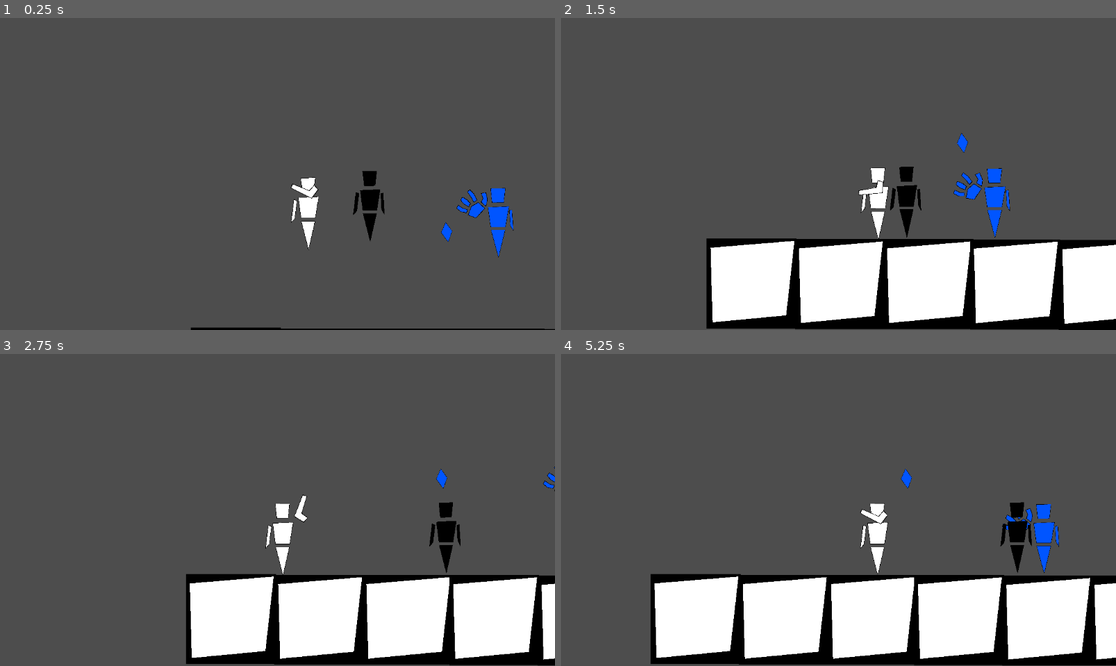
Above: before the commit, frames 1-4 (two rows, left to right).
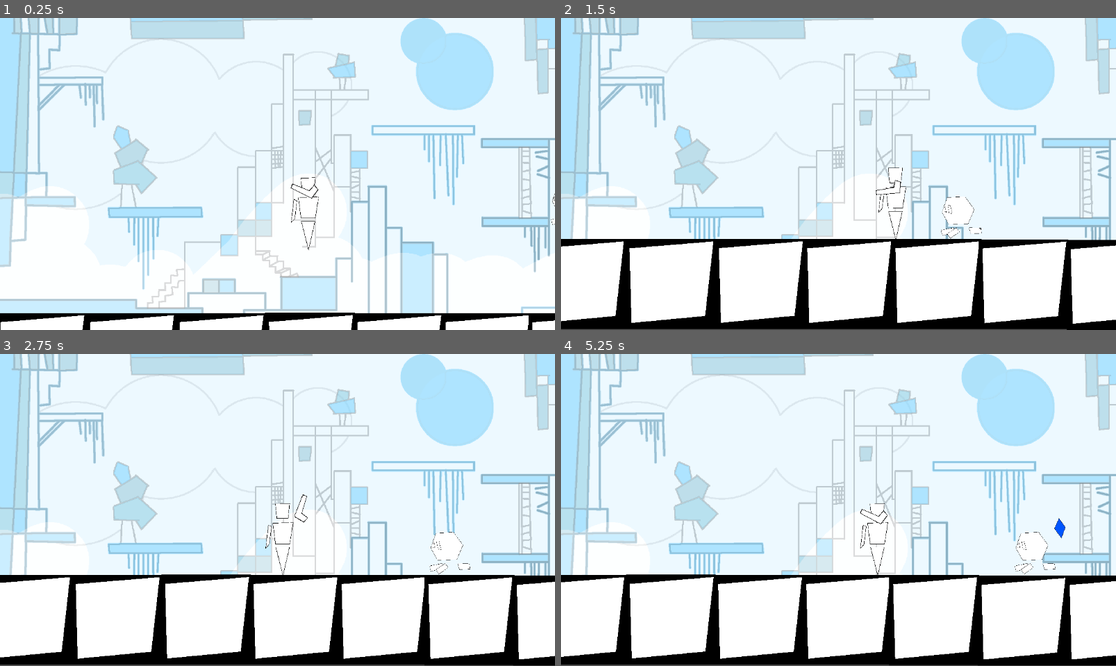
Above: after the commit, the same moments.

Repository: BrianTruong23/mirror_divide
Game: Godot game, scene res://game.tscn
The game is run twice, just before and just after one commit, with the same random seed, the same clock (stepped at 60 frames per second) and the same inputs.
Inputs (mouse positions are in pixels of both pictures, inside the frame that each line leads up to):
- Up to frame 1 (0.25 s): no input
- Up to frame 2 (1.5 s): tap Enter (ui_accept) at 0.5, 0.77 s; move the mouse to (960, 158) at 0.52 s; hold Down (player_down_2) 0.53-1.28 s; hold D (player_right) from 0.53 s (still down); tap Left (player_left_2) at 0.8, 1.35 s; move the mouse to (727, 189) at 1.27 s
- Up to frame 3 (2.75 s): tap Enter (ui_accept) at 1.52 s; tap Right (player_right_2) at 1.55 s; move the mouse to (333, 441) at 2.02 s; release D (player_right) at 2.03 s; hold A (player_left) from 2.03 s (still down); hold Right (player_right_2) from 2.03 s (still down); tap Up (player_up_2) at 2.3 s
- Up to frame 4 (5.25 s): move the mouse to (810, 572) at 2.77 s; release A (player_left) at 2.78 s; release Right (player_right_2) at 2.78 s; hold D (player_right) 2.78-4.28 s; tap Up (player_up_2) at 2.85 s; tap Enter (ui_accept) at 3.02, 3.77, 4.52 s; tap Down (player_down_2) at 3.05 s; move the mouse to (1005, 556) at 3.52 s; hold Down (player_down_2) 3.53-4.28 s; tap Left (player_left_2) at 3.8 s; move the mouse to (672, 463) at 4.27 s; hold A (player_left) 4.28-5.03 s; right-click (672, 463) at 4.35 s; tap Right (player_right_2) at 4.55 s; move the mouse to (866, 510) at 5.02 s; hold D (player_right) from 5.03 s (still down); hold Left (player_left_2) from 5.03 s (still down)

The runs differ from the first frame. In frame 1, 99% of the frame differs, in the area x 0-100%, y 0-100%; in frame 2, 82%; in frame 3, 85%; in frame 4, 81%.

Commit message:
Fixed Mirror Divide Folder

Diff:
--- a/mirror_divide_game/CameraController.gd
+++ b/mirror_divide_game/CameraController.gd
@@ -27,10 +27,12 @@
 	# Detect Player 1 movement
 	if Input.is_action_pressed("player_left") or Input.is_action_pressed("player_right") or Input.is_action_pressed("player_up") or Input.is_action_pressed("player_down"):
 		switch_target(player1)
+		zoom = zoom_normal
 
 	# Detect Player 2 movement
 	elif Input.is_action_pressed("player_left_2") or Input.is_action_pressed("player_right_2") or Input.is_action_pressed("player_up_2") or Input.is_action_pressed("player_down_2"):
 		switch_target(player2)
+		zoom = zoom_normal
 
 	# Smoothly move the camera towards the current target
 	if current_target:
--- a/mirror_divide_game/Enemy.tscn
+++ b/mirror_divide_game/Enemy.tscn
@@ -1,19 +1,39 @@
-[gd_scene load_steps=4 format=3 uid="uid://cr0fd3esxoj37"]
+[gd_scene load_steps=5 format=3 uid="uid://cr0fd3esxoj37"]
 
 [ext_resource type="Script" path="res://Enemy.gd" id="1_r03p0"]
-[ext_resource type="Texture2D" uid="uid://def8041f6yydh" path="res://assetss/player_black.png" id="2_nptxm"]
+[ext_resource type="Texture2D" uid="uid://n15obu7l8bne" path="res://assetss/mob_one_default.png" id="2_0qnxt"]
+
+[sub_resource type="SpriteFrames" id="SpriteFrames_d4w8b"]
+animations = [{
+"frames": [{
+"duration": 1.0,
+"texture": ExtResource("2_0qnxt")
+}],
+"loop": true,
+"name": &"idle",
+"speed": 5.0
+}, {
+"frames": [{
+"duration": 1.0,
+"texture": ExtResource("2_0qnxt")
+}],
+"loop": true,
+"name": &"run",
+"speed": 5.0
+}]
 
 [sub_resource type="RectangleShape2D" id="RectangleShape2D_xqp6i"]
-size = Vector2(36, 83)
+size = Vector2(47, 47)
 
 [node name="Enemy" type="CharacterBody2D"]
 script = ExtResource("1_r03p0")
 
-[node name="Sprite2D" type="Sprite2D" parent="."]
-position = Vector2(18, -1)
-scale = Vector2(0.0819336, 0.0819336)
-texture = ExtResource("2_nptxm")
+[node name="AnimatedSprite2D" type="AnimatedSprite2D" parent="."]
+position = Vector2(18, -3)
+scale = Vector2(0.047, 0.047)
+sprite_frames = SubResource("SpriteFrames_d4w8b")
+animation = &"run"
 
 [node name="CollisionShape2D" type="CollisionShape2D" parent="."]
-position = Vector2(17, 2.5)
+position = Vector2(19.5, -3.5)
 shape = SubResource("RectangleShape2D_xqp6i")
--- /dev/null
+++ b/mirror_divide_game/game.gd
@@ -0,0 +1,10 @@
+extends Node2D
+
+
+# Called when the node enters the scene tree for the first time.
+func _ready():
+	$Music.play()
+
+# Called every frame. 'delta' is the elapsed time since the previous frame.
+func _process(delta):
+	pass
--- a/mirror_divide_game/game.tscn
+++ b/mirror_divide_game/game.tscn
@@ -1,24 +1,28 @@
-[gd_scene load_steps=9 format=3 uid="uid://dilgrgn4xrt2m"]
+[gd_scene load_steps=12 format=3 uid="uid://dilgrgn4xrt2m"]
 
+[ext_resource type="Script" path="res://game.gd" id="1_eusrx"]
 [ext_resource type="PackedScene" uid="uid://e3xjoir8f4lx" path="res://Player_2.tscn" id="1_qlj28"]
 [ext_resource type="Script" path="res://Player_2.gd" id="2_eap3b"]
 [ext_resource type="PackedScene" uid="uid://c5clromjmgu7k" path="res://Player.tscn" id="3_d0l3y"]
 [ext_resource type="PackedScene" uid="uid://3owvf6hs2mjy" path="res://GrappleObject.tscn" id="4_b0c1g"]
 [ext_resource type="PackedScene" uid="uid://cr0fd3esxoj37" path="res://Enemy.tscn" id="4_x7f01"]
-[ext_resource type="Texture2D" uid="uid://b1s0mvek3nqnp" path="res://assetss/platform_black.png" id="5_q3onh"]
+[ext_resource type="Texture2D" uid="uid://b1s0mvek3nqnp" path="res://assets/platform_black.png" id="5_q3onh"]
 [ext_resource type="Script" path="res://CameraController.gd" id="6_2p6b3"]
+[ext_resource type="Texture2D" uid="uid://d2hroabycxi1b" path="res://assets/b_blue_background.png" id="8_exqew"]
+[ext_resource type="AudioStream" uid="uid://devabrng6t8h8" path="res://assets/zz_bgm.mp3" id="9_fcrqh"]
 
 [sub_resource type="WorldBoundaryShape2D" id="WorldBoundaryShape2D_0s0eq"]
 distance = -323.0
 
 [node name="Game" type="Node2D"]
+script = ExtResource("1_eusrx")
 
 [node name="GrappleObject" parent="." instance=ExtResource("4_b0c1g")]
-position = Vector2(523, 242)
+position = Vector2(893, 345)
 scale = Vector2(0.561111, 0.561111)
 
 [node name="Player_2" parent="." instance=ExtResource("1_qlj28")]
-position = Vector2(524, 102)
+position = Vector2(1203, 113)
 scale = Vector2(1.72249, 1.72249)
 script = ExtResource("2_eap3b")
 
@@ -29,15 +33,15 @@
 shape = SubResource("WorldBoundaryShape2D_0s0eq")
 
 [node name="Player" parent="." instance=ExtResource("3_d0l3y")]
-position = Vector2(179, 126)
+position = Vector2(25, 158)
 scale = Vector2(2.20357, 2.20357)
 
 [node name="Enemy" parent="." instance=ExtResource("4_x7f01")]
-position = Vector2(363, 166)
+position = Vector2(625, 211)
 scale = Vector2(1.83759, 1.83759)
 
 [node name="PlatformBlack" type="Sprite2D" parent="."]
-position = Vector2(92.625, 550.625)
+position = Vector2(92.625, 551.625)
 scale = Vector2(0.145898, 0.145898)
 texture = ExtResource("5_q3onh")
 
@@ -66,7 +70,57 @@
 scale = Vector2(0.145898, 0.145898)
 texture = ExtResource("5_q3onh")
 
+[node name="PlatformBlack7" type="Sprite2D" parent="."]
+position = Vector2(1192, 554)
+scale = Vector2(0.145898, 0.145898)
+texture = ExtResource("5_q3onh")
+
+[node name="PlatformBlack8" type="Sprite2D" parent="."]
+position = Vector2(1378, 554)
+scale = Vector2(0.145898, 0.145898)
+texture = ExtResource("5_q3onh")
+
+[node name="PlatformBlack9" type="Sprite2D" parent="."]
+position = Vector2(1564, 554)
+scale = Vector2(0.145898, 0.145898)
+texture = ExtResource("5_q3onh")
+
+[node name="PlatformBlack10" type="Sprite2D" parent="."]
+position = Vector2(-93, 552)
+scale = Vector2(0.145898, 0.145898)
+texture = ExtResource("5_q3onh")
+
+[node name="PlatformBlack11" type="Sprite2D" parent="."]
+position = Vector2(-279, 552)
+scale = Vector2(0.145898, 0.145898)
+texture = ExtResource("5_q3onh")
+
+[node name="PlatformBlack12" type="Sprite2D" parent="."]
+position = Vector2(-465, 552)
+scale = Vector2(0.145898, 0.145898)
+texture = ExtResource("5_q3onh")
+
+[node name="PlatformBlack13" type="Sprite2D" parent="."]
+position = Vector2(-651, 552)
+scale = Vector2(0.145898, 0.145898)
+texture = ExtResource("5_q3onh")
+
 [node name="Camera2D" type="Camera2D" parent="." node_paths=PackedStringArray("player1", "player2")]
 script = ExtResource("6_2p6b3")
 player1 = NodePath("../Player")
 player2 = NodePath("../Player_2")
+
+[node name="ParallaxBackground" type="ParallaxBackground" parent="."]
+
+[node name="ParallaxLayer" type="ParallaxLayer" parent="ParallaxBackground"]
+motion_scale = Vector2(0, 0)
+
+[node name="Sprite2D" type="Sprite2D" parent="ParallaxBackground/ParallaxLayer"]
+position = Vector2(-2.38419e-07, -13)
+scale = Vector2(0.646763, 0.642578)
+texture = ExtResource("8_exqew")
+centered = false
+
+[node name="Music" type="AudioStreamPlayer" parent="."]
+stream = ExtResource("9_fcrqh")
+parameters/looping = true
Binary file added: mirror_divide_game/assets/b_blue_background.png
Not shown, added: mirror_divide_game/assets/b_blue_background.png.import
Binary file added: mirror_divide_game/assets/b_orange_background.png
Not shown, added: mirror_divide_game/assets/b_orange_background.png.import
Binary file added: mirror_divide_game/assets/bullet.png
Not shown, added: mirror_divide_game/assets/bullet.png.import
Binary file added: mirror_divide_game/assets/coin_blue.png
Not shown, added: mirror_divide_game/assets/coin_blue.png.import
Binary file added: mirror_divide_game/assets/coin_default.png
Not shown, added: mirror_divide_game/assets/coin_default.png.import
Binary file added: mirror_divide_game/assets/coin_orange.png
Not shown, added: mirror_divide_game/assets/coin_orange.png.import
(and 45 more such lines)
